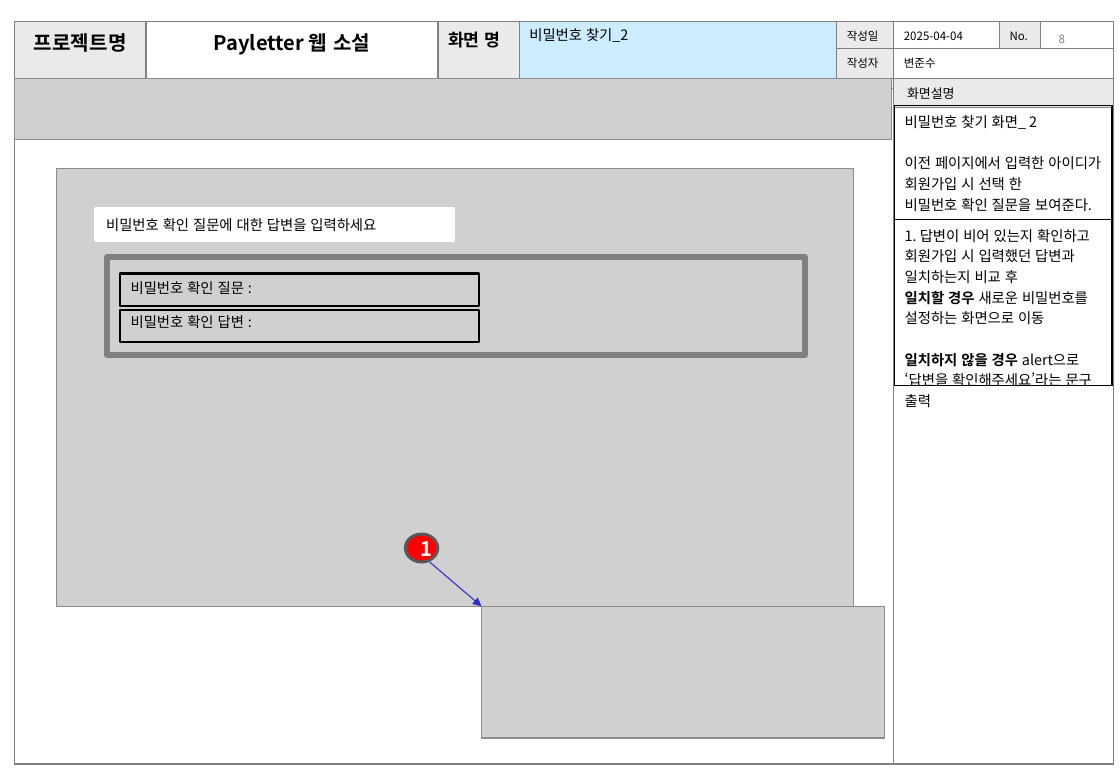
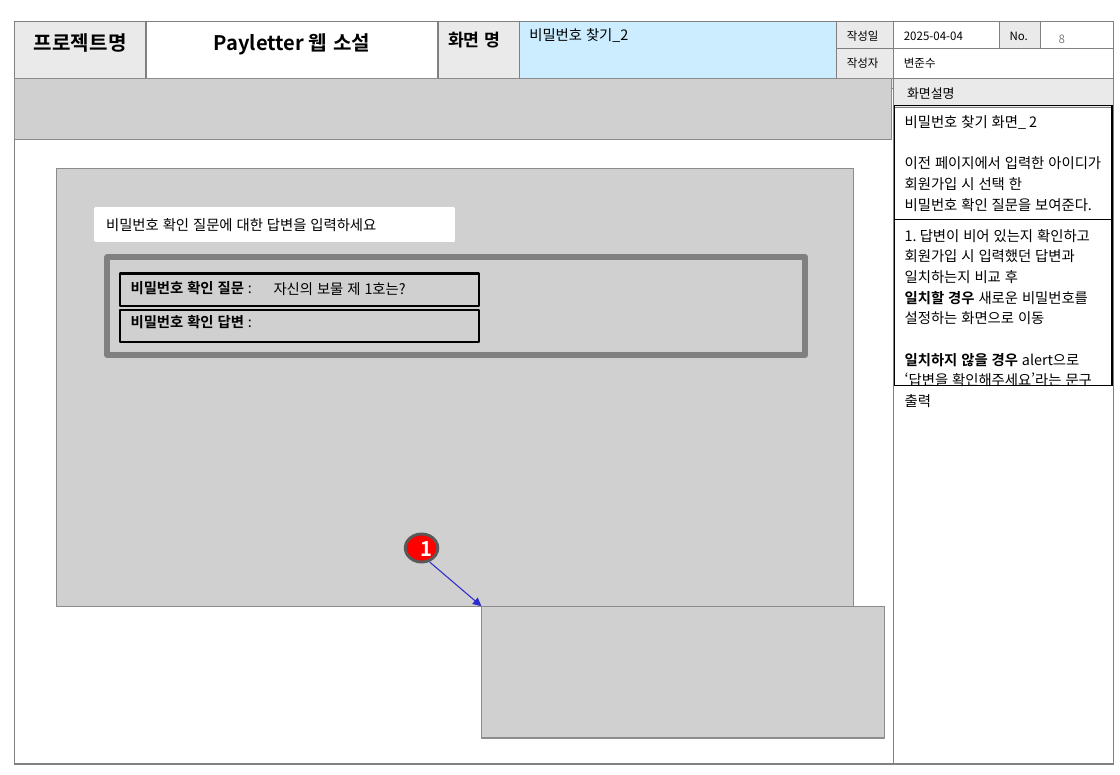
Before and after one commit to joons97/jsp_prj, a slide deck: slide 9 of 기획안_변준수.pptx. Drawn at 1120x775 pixels with LibreOffice and Linux fonts; fonts in the diff are those of the drawing; grey boxes stand for pictures. Boxes give left, top, right and bottom in pixels: in the first picture for what was removed or moved away, otherwise in the second. Text is boxed around its words. In the diff, an @@ line names an element or a change of style, - is before the commit and + after.

```diff
--- a/기획안_변준수.pptx
+++ b/기획안_변준수.pptx
@@ text "비밀번호 확인 질문 :" at (131, 281, 244, 329): bold on in "비밀번호 확인 질문", "비밀번호 확인 답변" @@
@@ text added at (274, 282, 406, 295), 10 pt, text #000000 @@
+자신의 보물 제 1호는?
```
Also in this commit, not shown: 13 other slides changed, 14 slides added, 3 slides removed.
